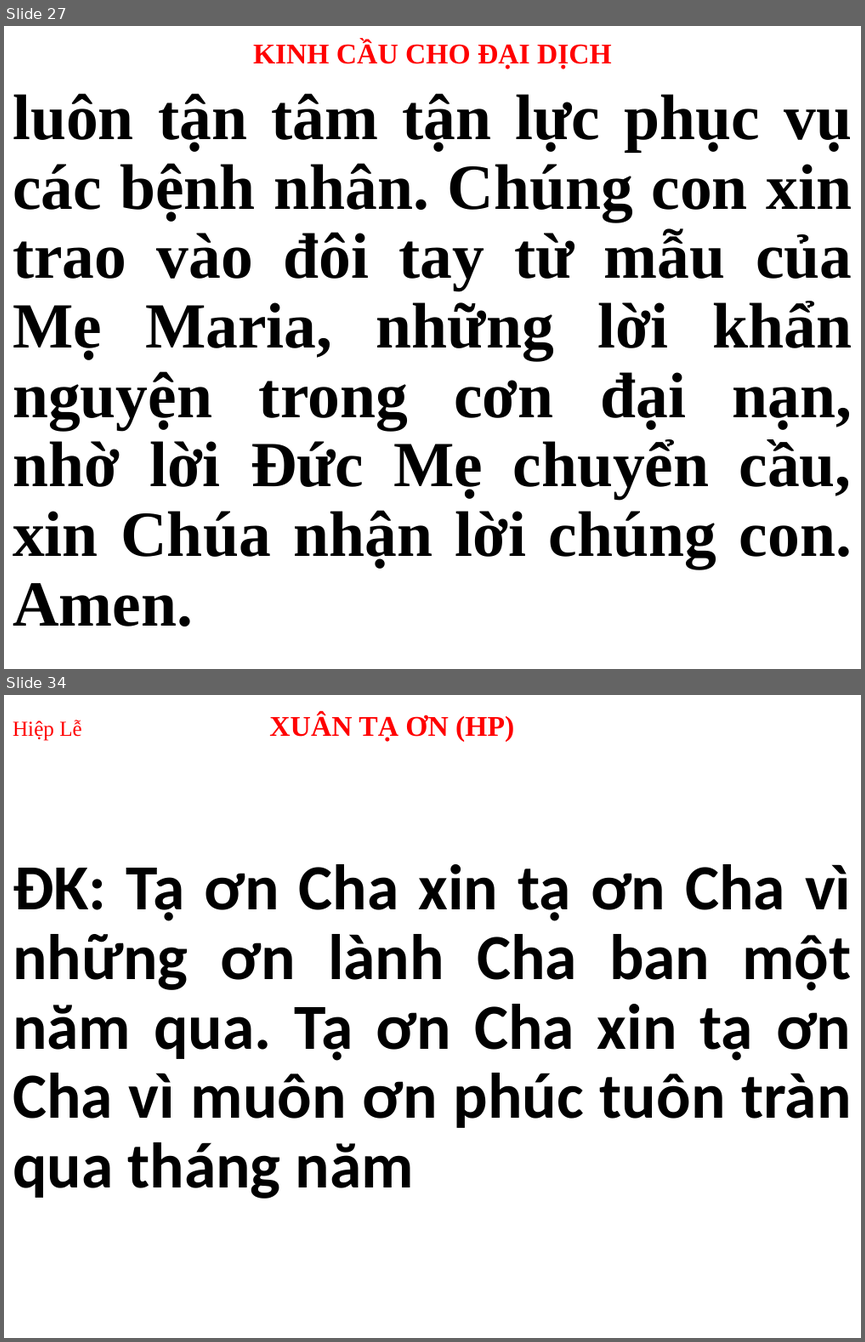
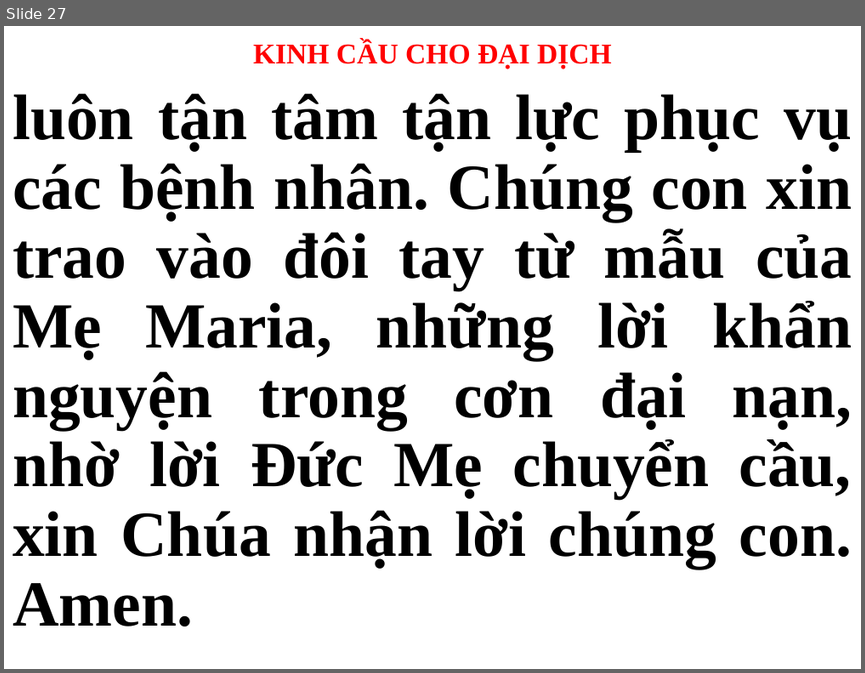
Before and after one commit to webfullstack99/usb-songs, a slide deck: CN.pptx. Shown one above the other, each under a label of ours: slides 27 and 34 before the commit, slide 27 after it; the slides between them are not shown. The pictures are 865x1342 and 865x673 pixels, drawn with LibreOffice and Linux fonts; fonts in the diff are those of the drawing. Boxes give left, top, right and bottom in pixels: in the first picture for what was removed or moved away, otherwise in the second. Text is boxed around its words. In the diff, an @@ line names an element or a change of style, - is before the commit and + after.

```diff
--- a/CN.pptx
+++ b/CN.pptx
@@ slide 34 removed at (4, 695, 861, 1338), background #FFFFFF @@
@@ title removed at (12, 713, 514, 741) @@
-Hiệp Lễ XUÂN TẠ ƠN (HP)
@@ subtitle removed at (12, 864, 851, 1198) @@
-ĐK: Tạ ơn Cha xin tạ ơn Cha vì những ơn lành Cha ban một năm qua. Tạ ơn Cha xin tạ ơn Cha vì muôn ơn phúc tuôn tràn qua tháng năm
```
Also in this commit, not shown: 28 other slides changed, 38 slides added, 31 other slides removed, 2 other files.
